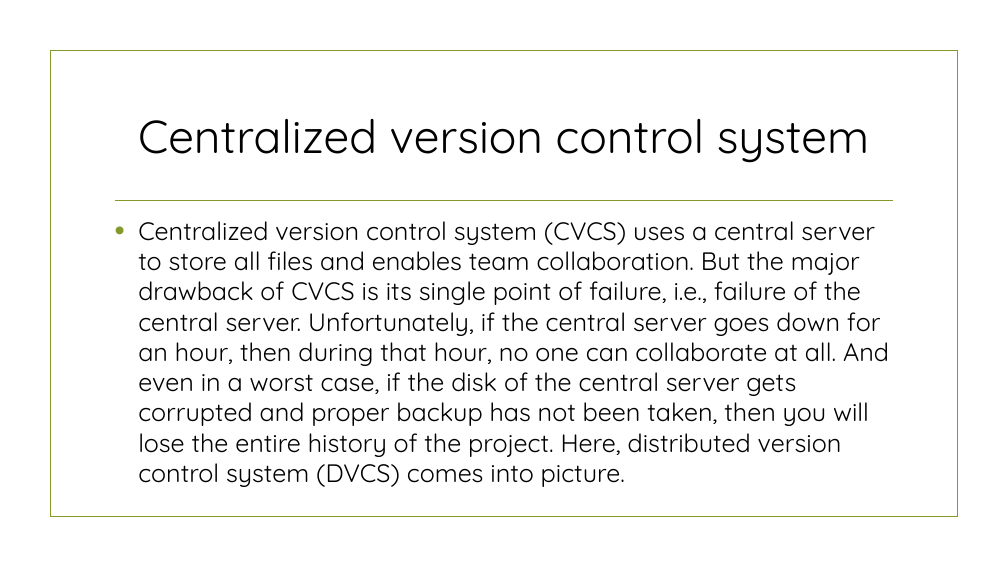
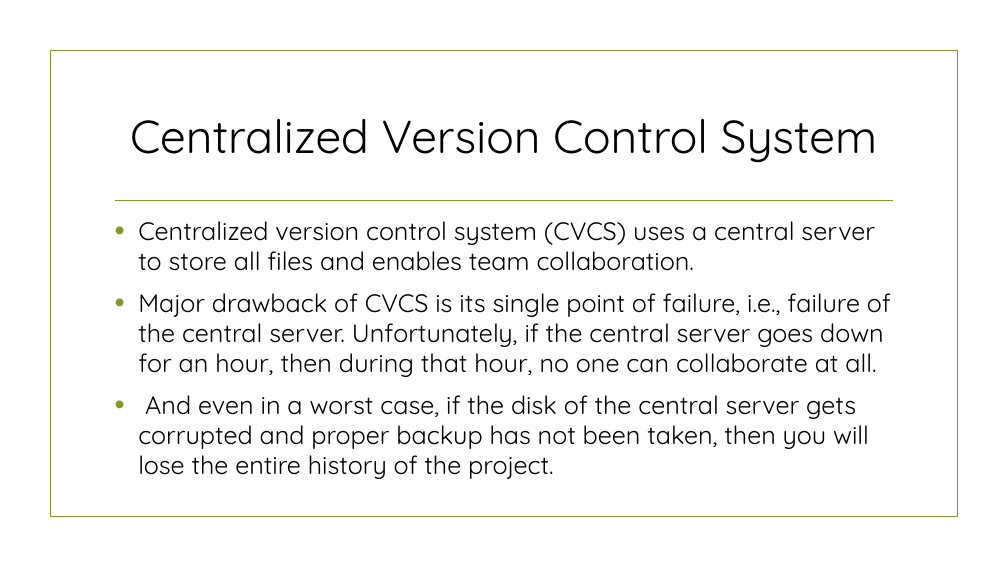
Before and after one commit to amishagupta-11/LearnGit, a slide deck: slide 6 of git.pptx (slide 3 before the commit). Drawn at 1008x567 pixels with LibreOffice and Linux fonts; fonts in the diff are those of the drawing; background and template pictures are left out. Boxes give left, top, right and bottom in pixels: in the first picture for what was removed or moved away, otherwise in the second. Text is boxed around its words. In the diff, an @@ line names an element or a change of style, - is before the commit and + after.

```diff
--- a/git.pptx
+++ b/git.pptx
@@ title at (130, 119, 878, 163): text changed @@
-Centralized version control system
+Centralized Version Control System
@@ text at (138, 221, 891, 479): text changed @@
-• Centralized version control system (CVCS) uses a central server to store all files and enables team collaboration. But the major drawback of CVCS is its single point of failure, i.e., failure of the central server. Unfortunately, if the central server goes down for an hour, then during that hour, no one can collaborate at all. And even in a worst case, if the disk of the central server gets corrupted and proper backup has not been taken, then you will lose the entire history of the project. Here, distributed version control system (DVCS) comes into picture.
+• Centralized version control system (CVCS) uses a central server to store all files and enables team collaboration.
+• Major drawback of CVCS is its single point of failure, i.e., failure of the central server. Unfortunately, if the central server goes down for an hour, then during that hour, no one can collaborate at all.
+• And even in a worst case, if the disk of the central server gets corrupted and proper backup has not been taken, then you will lose the entire history of the project.
```
Also in this commit, not shown: 6 other slides changed, 34 slides added.
